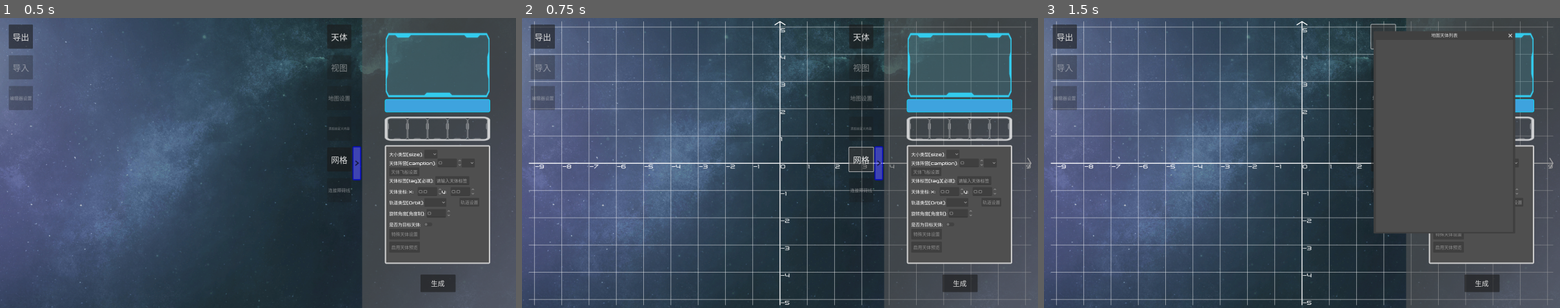
Above: before the commit, frames 1-3 (left to right).
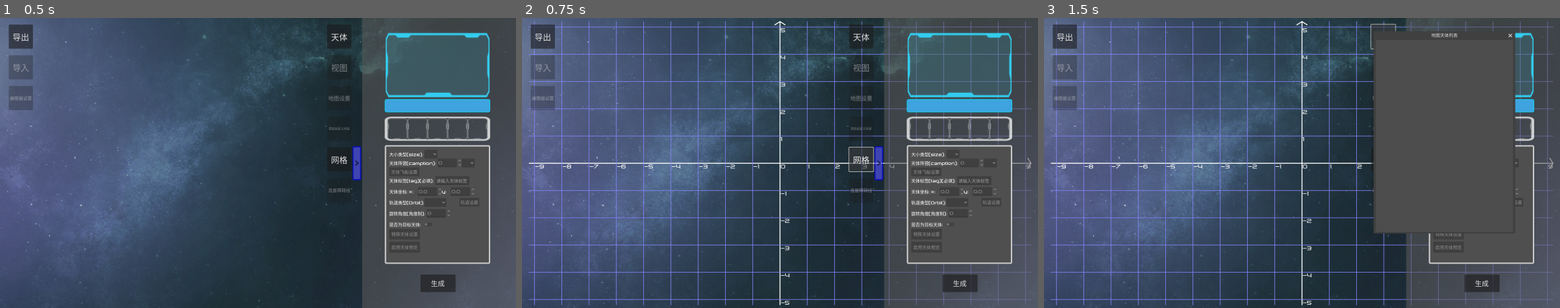
Above: after the commit, the same moments.

Repository: NewLightNL/Solarmax-Editor
Game: Godot game, scene res://MapEditors/MapEditor1.tscn
The game is run twice, just before and just after one commit, with the same random seed, the same clock (stepped at 60 frames per second) and the same inputs.
Inputs:
- Up to frame 1 (0.5 s): no input
- Up to frame 2 (0.75 s): click "网格" at 0.5 s
- Up to frame 3 (1.5 s): click "天体" at 1.25 s

Frame 1 is identical in both runs. In frame 2, 3.6% of the frame differs, in the area x 1-99%, y 1-100%; in frame 3, 3.3%.

Commit message:
增加更细分的网格线

Diff:
--- a/Solarmax3 Editor3/Script/MapEditorsScripts/MapEditor1/coordinates.gd
+++ b/Solarmax3 Editor3/Script/MapEditorsScripts/MapEditor1/coordinates.gd
@@ -11,11 +11,13 @@
 const UNIT_WIDTH : float = 99.4
 # 可能会有更好看的颜色
 const AXIS_COLOR : Color = Color.WHITE
-const GRID_COLOR : Color = Color(1, 1, 1, 0.5)
+const GRID_COLOR : Color = Color(0.5, 0.5, 1, 0.85)
+const TINY_COLOR : Color = Color(1, 1, 1, 0.15)
 
 var axis_width = 2
 var grid_line_width = 1
-
+# 网格内分段线数
+var grid_line_count = 0
 
 func _draw():
 	_draw_axis()
@@ -49,11 +51,28 @@
 
 func _draw_grid():
 	# 绘制列线
-	for i in range(-x_maximum_number, x_maximum_number + 1):
-		if i != 0:
-			draw_line(Vector2(i * UNIT_WIDTH, (y_maximum_number + 0.2) * UNIT_WIDTH), Vector2(i * UNIT_WIDTH, -((y_maximum_number + 0.2) * UNIT_WIDTH)), GRID_COLOR, grid_line_width, true)
+	for i in range(-x_maximum_number * grid_line_count, x_maximum_number * grid_line_count + 1):
+		if i == 0:
+			continue
+		draw_line(Vector2(i * UNIT_WIDTH / grid_line_count , (y_maximum_number + 0.2) * UNIT_WIDTH), Vector2(i * UNIT_WIDTH / grid_line_count, -((y_maximum_number + 0.2) * UNIT_WIDTH)), TINY_COLOR, grid_line_width, true)
+		if i % grid_line_count == 0:
+			draw_line(Vector2(i * UNIT_WIDTH / grid_line_count , (y_maximum_number + 0.2) * UNIT_WIDTH), Vector2(i * UNIT_WIDTH / grid_line_count, -((y_maximum_number + 0.2) * UNIT_WIDTH)), GRID_COLOR, grid_line_width, true)
 
 	# 绘制行线
-	for i in range(-y_maximum_number, y_maximum_number + 1):
-		if i != 0:
-			draw_line(Vector2( -(x_maximum_number + 0.2) * UNIT_WIDTH, i * UNIT_WIDTH), Vector2((x_maximum_number + 0.2) * UNIT_WIDTH, i * UNIT_WIDTH), GRID_COLOR, grid_line_width, true)
+	for i in range(-y_maximum_number * grid_line_count, y_maximum_number * grid_line_count + 1):
+		if i == 0:
+			continue
+		draw_line(Vector2( -(x_maximum_number + 0.2) * UNIT_WIDTH, i * UNIT_WIDTH / grid_line_count), Vector2((x_maximum_number + 0.2) * UNIT_WIDTH, i * UNIT_WIDTH / grid_line_count), TINY_COLOR, grid_line_width, true)
+		if i % grid_line_count == 0:
+			draw_line(Vector2( -(x_maximum_number + 0.2) * UNIT_WIDTH, i * UNIT_WIDTH / grid_line_count), Vector2((x_maximum_number + 0.2) * UNIT_WIDTH, i * UNIT_WIDTH / grid_line_count), GRID_COLOR, grid_line_width, true)
+
+
+func update_grid():
+	if (grid_line_count == 4):
+		visible = false
+		grid_line_count = 0
+	else:
+		# 因为不知道怎么触发重绘，索性就这样了
+		visible = false
+		visible = true
+		grid_line_count += 1
--- a/Solarmax3 Editor3/Script/NodeScripts/ui.gd
+++ b/Solarmax3 Editor3/Script/NodeScripts/ui.gd
@@ -125,10 +125,7 @@
 
 
 func _on_show_grid_button_button_up() -> void:
-	if $"../Map/Coordinates".visible == true:
-		$"../Map/Coordinates".visible = false
-	else:
-		$"../Map/Coordinates".visible = true
+	$"../Map/Coordinates".update_grid()
 
 
 func _on_save_window_close_requested() -> void:
Not shown, added: .gitignore
